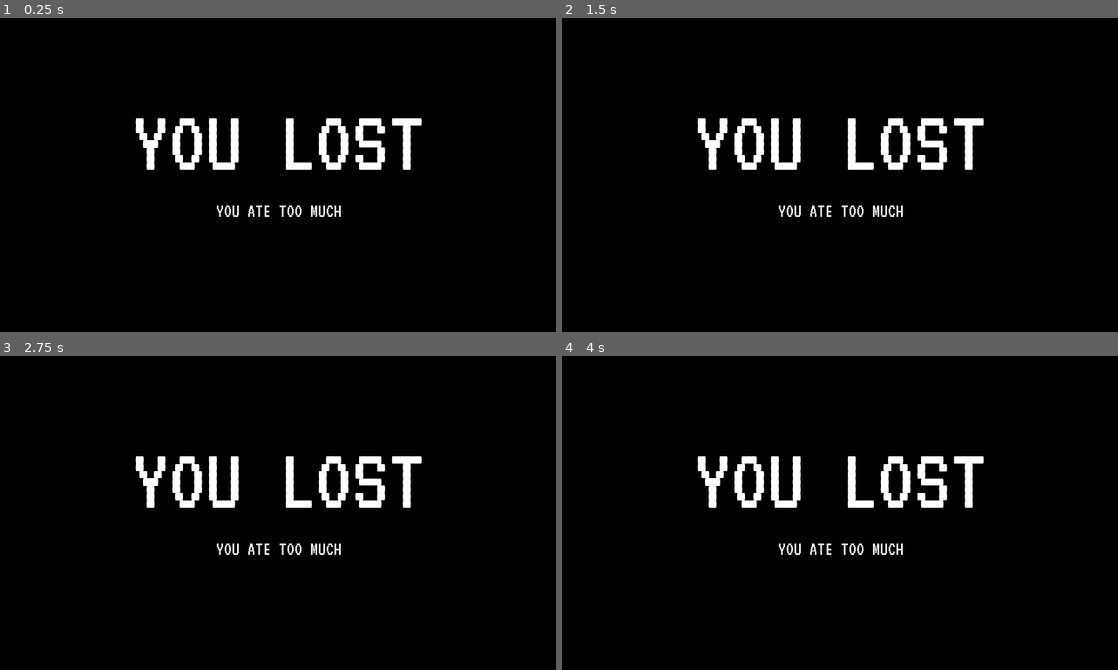
Above: before the commit, frames 1-4 (two rows, left to right).
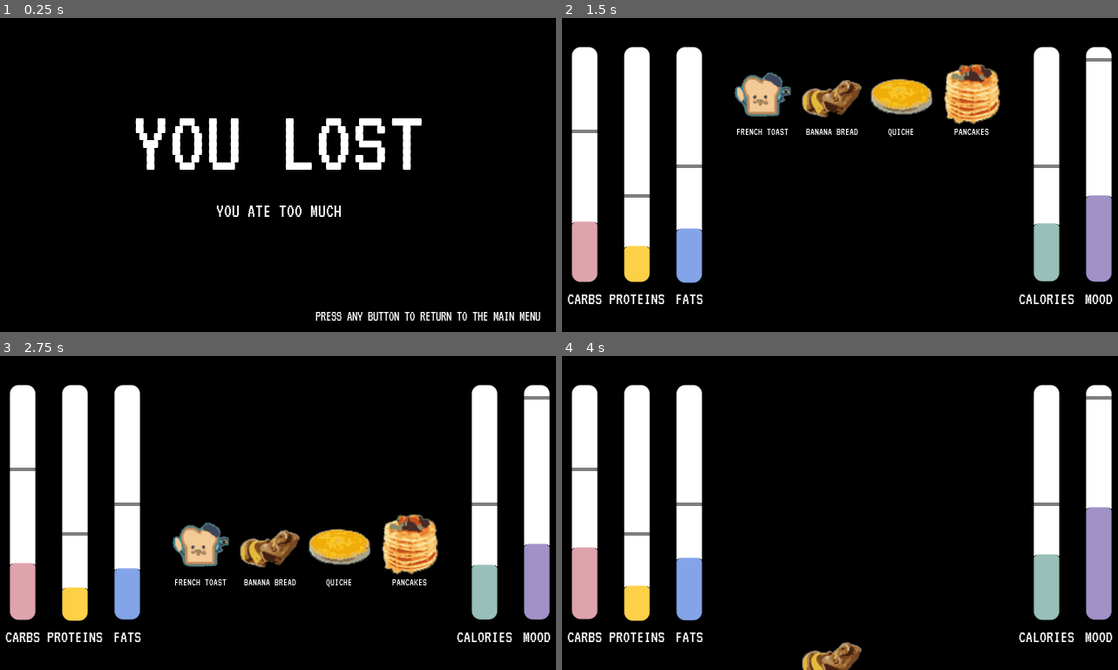
Above: after the commit, the same moments.

Repository: knightsean00/hippo
Game: Godot game, scene res://Scene/Lose.tscn
Same seed, same stepped clock (60 frames per second), same inputs: the game is played once before the commit and once after it. This scene is started directly instead of the project's main scene.
Inputs (mouse positions are in pixels of both pictures, inside the frame that each line leads up to):
- Up to frame 1 (0.25 s): no input
- Up to frame 2 (1.5 s): tap Enter at 0.5 s; move the mouse to (962, 159) at 0.52 s; click (962, 159) at 0.67 s; tap Space at 1.25 s; move the mouse to (728, 190) at 1.27 s; click (728, 190) at 1.42 s
- Up to frame 3 (2.75 s): move the mouse to (333, 443) at 2.02 s; click (333, 443) at 2.17 s
- Up to frame 4 (4 s): move the mouse to (812, 575) at 2.77 s; click (812, 575) at 2.92 s; move the mouse to (1006, 560) at 3.52 s; click (1006, 560) at 3.67 s

The runs differ from the first frame. In frame 1, 0.6% of the frame differs, in the area x 56-98%, y 93-97%; in frame 2, 26%, in the area x 0-100%, y 9-92%; in frame 3, 26%; in frame 4, 22%.

Commit message:
Add return to main menu

Diff:
--- a/src/Scene/CollisionShape2D.gd
+++ b/src/Scene/CollisionShape2D.gd
@@ -16,7 +16,7 @@
 #	pass
 
 func _input_event(_viewport, event, _shape_idx):
-	print("click")
+#	print("click")
 	if event is InputEventMouseButton && event.is_pressed() && event.button_index == BUTTON_LEFT:
-		print("sprite has been clicked")
+#		print("sprite has been clicked")
 		emit_signal("FOOD_CLICKED", self)
--- a/src/Scene/Game.gd
+++ b/src/Scene/Game.gd
@@ -7,6 +7,6 @@
 # Called when the node enters the scene tree for the first time.
 func _ready():
 	Input.set_custom_mouse_cursor(cursor, 0, Vector2(16, 16))
-	get_parent().call_deferred("add_child", level)
+#	get_parent().call_deferred("add_child", level)
 	get_parent().call_deferred("add_child", mainMenu)
 #	get_tree().change_scene("res://Scene/MainMenu.tscn")
--- a/src/Scene/Level.gd
+++ b/src/Scene/Level.gd
@@ -73,11 +73,11 @@
 signal ROW_CLICKED
 func init(forbidden):
 	forbiddenFoods = forbidden
-	print('forbidden in init', forbiddenFoods)
+#	print('forbidden in init', forbiddenFoods)
 
 # Called when the node enters the scene tree for the first time.
 func _ready():
-	print('bad', global.forbiddenFoods)
+#	print('bad', global.forbiddenFoods)
 	Input.set_mouse_mode(Input.MOUSE_MODE_VISIBLE)
 	$ColorRect.set_size(OS.get_window_size())
 
@@ -124,8 +124,8 @@
 		testRow.connect('ROW_CLICKED', self, "row_selected")
 
 func row_selected(food_name):
-	print(food_name)
-	print(global.forbiddenFoods.has(food_name))
+#	print(food_name)
+#	print(global.forbiddenFoods.has(food_name))
 	var food_info = foods[food_name]
 	if global.forbiddenFoods.has(food_name):
 		var lose_screen = load("res://Scene/Lose.tscn").instance()
--- a/src/Scene/Lose.gd
+++ b/src/Scene/Lose.gd
@@ -7,8 +7,15 @@
 func init(text):
 	self.text = text
 
+func _input(event):
+	if event is InputEventKey && event.pressed:
+		var root = get_tree().get_root()
+
+		var menu = load("res://Scene/MainMenu.tscn").instance()
+
+		root.remove_child(root.get_node("LoseScreen"))
+		root.add_child(menu)
+
 func _ready():
-	if global.lossText != "":
-		reason.text = global.lossText
-	else:
-		reason.text = self.text
+	Input.set_mouse_mode(Input.MOUSE_MODE_HIDDEN)
+	reason.text = self.text
--- a/src/Scene/Lose.tscn
+++ b/src/Scene/Lose.tscn
@@ -6,6 +6,10 @@
 
 [sub_resource type="DynamicFont" id=1]
 size = 11
+font_data = ExtResource( 1 )
+
+[sub_resource type="DynamicFont" id=3]
+size = 8
 font_data = ExtResource( 1 )
 
 [sub_resource type="DynamicFont" id=2]
@@ -25,10 +29,22 @@
 margin_left = 85.0
 margin_top = 105.0
 margin_right = 235.0
-margin_bottom = 169.0
+margin_bottom = 152.0
+rect_pivot_offset = Vector2( 139, 55 )
 custom_fonts/font = SubResource( 1 )
 text = "you didn't eat enough"
 align = 1
+autowrap = true
+uppercase = true
+
+[node name="Info" type="Label" parent="."]
+margin_right = 310.0
+margin_bottom = 175.0
+rect_pivot_offset = Vector2( 139, 55 )
+custom_fonts/font = SubResource( 3 )
+text = "press any button to return to the main menu"
+align = 2
+valign = 2
 autowrap = true
 uppercase = true
 
--- a/src/Scene/MainMenu.gd
+++ b/src/Scene/MainMenu.gd
@@ -5,13 +5,13 @@
 onready var two = get_node("Vegan")
 
 var badFoods
-var game = load("res://Scene/Level.tscn").instance()
 
 var cur_select = 0
 var down = [16777234, 83]
 var up = [16777232, 87]
 
 func _ready():
+	cur_select = 0
 	Input.set_mouse_mode(Input.MOUSE_MODE_HIDDEN)
 #	var options = [zero, one, two]
 #	for node in options:
@@ -21,8 +21,8 @@
 #		print(node.get_position())
 #		print(node.get_size())
 
-func _input_event(_viewport, event, _shape_idx):
-	print(_shape_idx)
+#func _input_event(_viewport, event, _shape_idx):
+#	print(_shape_idx)
 
 func _input(event):
 	if event is InputEventKey && event.pressed && (down.has(event.scancode) || up.has(event.scancode)):
@@ -49,8 +49,10 @@
 
 
 func regular():
+	global.forbiddenFoods = []
 	var parent = get_parent()
 	parent.remove_child(self)
+	var game = load("res://Scene/Level.tscn").instance()
 	parent.add_child(game)
 
 func vegan():
@@ -123,6 +125,7 @@
 			 'Quesadilla']
 	var parent = get_parent()
 	parent.remove_child(self)
+	var game = load("res://Scene/Level.tscn").instance()
 	parent.add_child(game)
 
 
@@ -159,4 +162,5 @@
 		 'Poke Bowl']
 	var parent = get_parent()
 	parent.remove_child(self)
+	var game = load("res://Scene/Level.tscn").instance()
 	parent.add_child(game)
--- a/src/Scene/ParentBar.gd
+++ b/src/Scene/ParentBar.gd
@@ -33,6 +33,7 @@
 
 	inner_bar.connect("LOSE", self, "handle_loss")
 
+# mood bar can go too high
 func handle_loss(too_high):
 	if too_high && self.label == "mood":
 		return
Not shown: 1 places in src/Scene/Lose.tscn that only renumber resources
